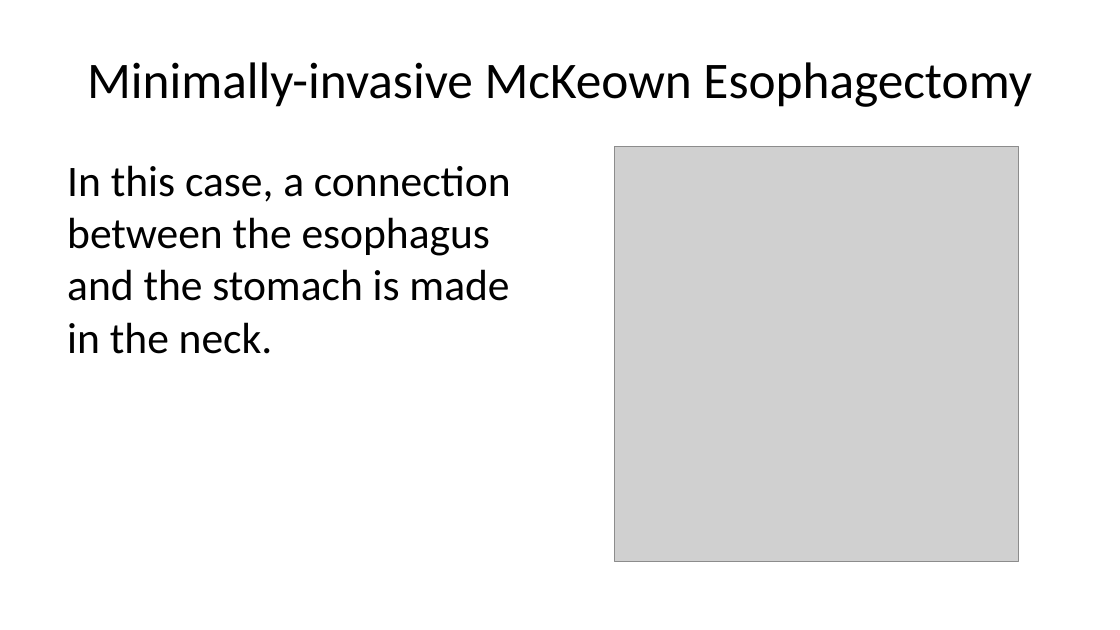
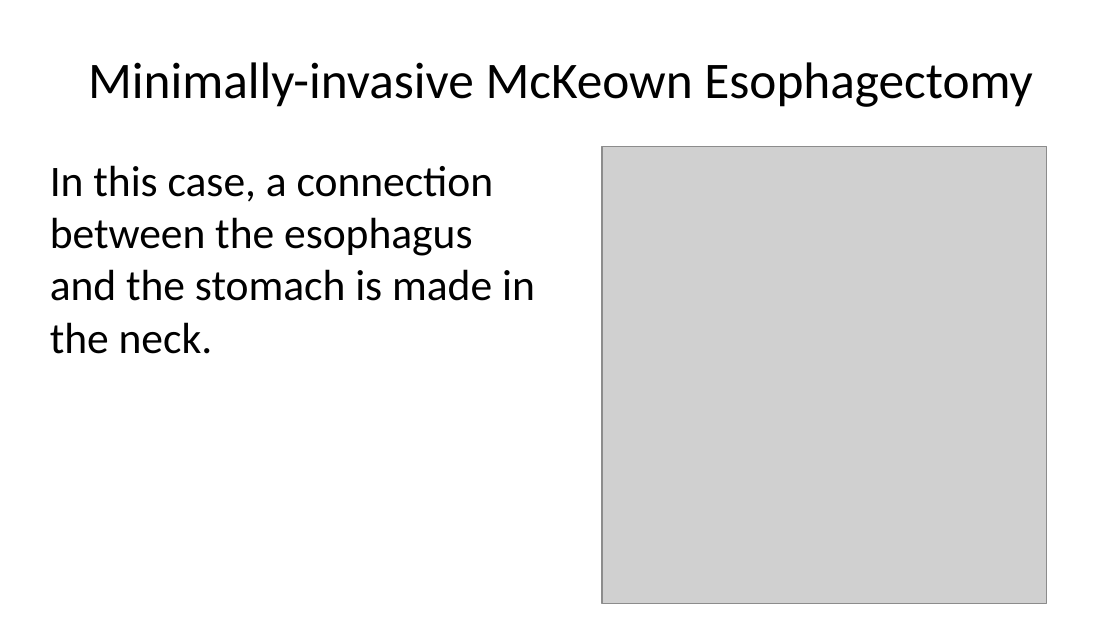
Before and after one commit to jcsalo/patient_education, a slide deck: slide 12 of lci_surgery.pptx. Drawn at 1120x630 pixels with LibreOffice and Linux fonts; fonts in the diff are those of the drawing; grey boxes stand for pictures. Boxes give left, top, right and bottom in pixels: in the first picture for what was removed or moved away, otherwise in the second. Text is boxed around its words. In the diff, an @@ line names an element or a change of style, - is before the commit and + after.

```diff
--- a/lci_surgery.pptx
+++ b/lci_surgery.pptx
@@ text "In this case, a connection ..." rewrapped from <box>67,165,511,354</box> to <box>50,165,535,354</box> @@
@@ picture: place and size @@
-picture at <box>615,147,1019,562</box>
+picture at <box>603,147,1047,604</box>
```
Also in this commit, not shown: 57 other slides changed, 43 other files.
